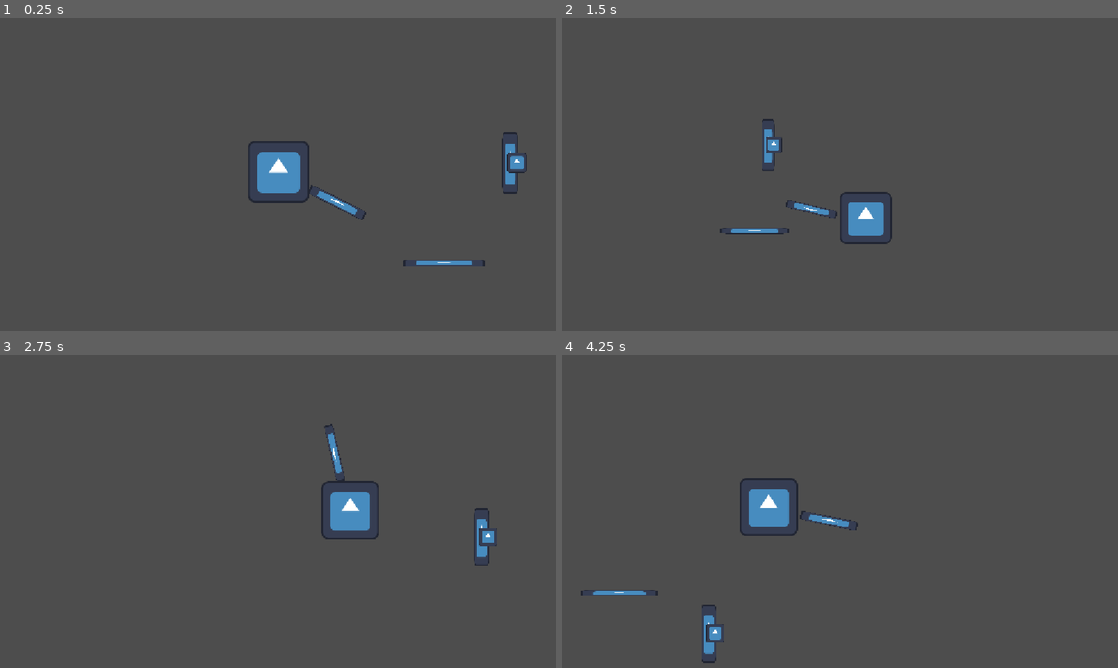
Above: before the commit, frames 1-4 (two rows, left to right).
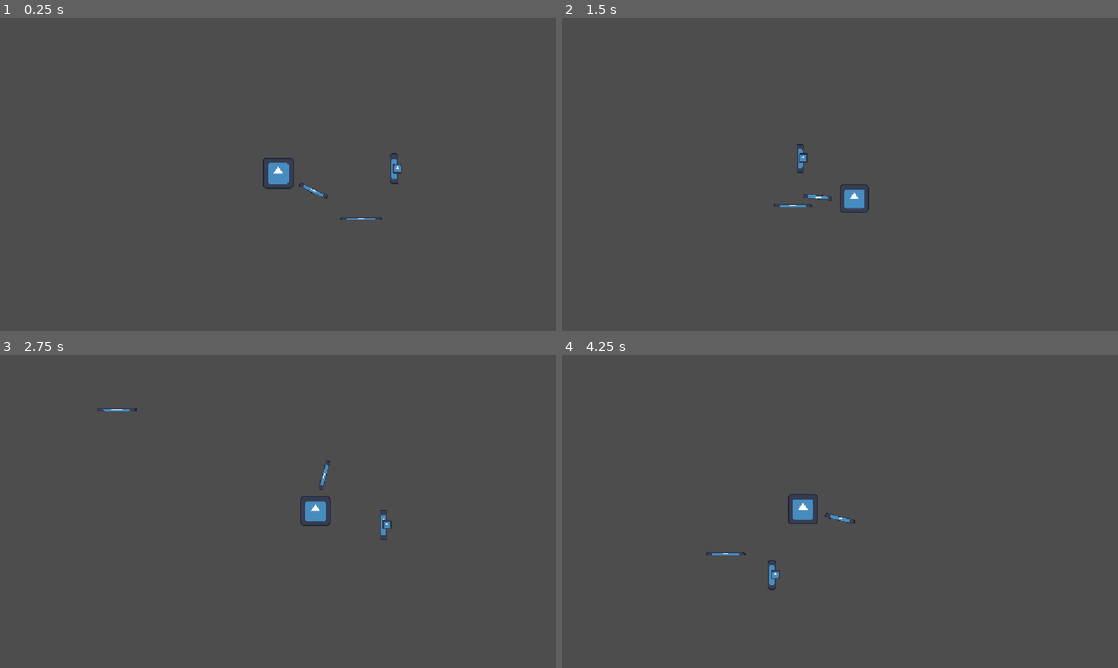
Above: after the commit, the same moments.

Repository: arrowira/shrine2Cjam
Game: Godot game, scene res://Scenes/main.tscn
The game is run twice, just before and just after one commit, with the same random seed, the same clock (stepped at 60 frames per second) and the same inputs. The engine's default icon, where the game draws it, is replaced by a stand-in: a white triangle on a blue panel in a dark square.
Inputs (mouse positions are in pixels of both pictures, inside the frame that each line leads up to):
- Up to frame 1 (0.25 s): no input
- Up to frame 2 (1.5 s): move the mouse to (962, 158) at 0.52 s; hold Right (right) 0.53-1.28 s; click (962, 158) at 0.6 s; tap Space (dash) at 0.8, 1.35 s; move the mouse to (728, 190) at 1.27 s; hold Down (down) from 1.28 s (still down)
- Up to frame 3 (2.75 s): click (166, 527) at 1.55 s; move the mouse to (333, 442) at 2.02 s; release Down (down) at 2.03 s; hold Right (right) from 2.03 s (still down); click (333, 442) at 2.1 s; tap Space (dash) at 2.3 s
- Up to frame 4 (4.25 s): move the mouse to (812, 574) at 2.77 s; release Right (right) at 2.78 s; hold Up (up) 2.78-3.53 s; tap Space (dash) at 2.85, 3.8 s; click (812, 574) at 3.05 s; move the mouse to (1006, 558) at 3.52 s; hold Left (left) from 3.53 s (still down); click (1006, 558) at 3.6 s

The runs differ from the first frame. In frame 1, 2.0% of the frame differs, in the area x 44-95%, y 36-80%; in frame 2, 1.7%; in frame 3, 2.0%; in frame 4, 2.1%, in the area x 3-54%, y 39-99%.

Commit message:
leap attacks and better attack logic

Diff:
--- a/shrine-jam/Scenes/player.tscn
+++ b/shrine-jam/Scenes/player.tscn
@@ -20,6 +20,7 @@
 texture = ExtResource("2_6t5aa")
 
 [node name="Camera2D" type="Camera2D" parent="." unique_id=16901069]
+zoom = Vector2(0.5, 0.5)
 position_smoothing_enabled = true
 script = ExtResource("3_6t5aa")
 
@@ -27,10 +28,10 @@
 script = ExtResource("4_vgqql")
 
 [node name="SwingPivot" type="Node2D" parent="SwordPivot" unique_id=1317828890]
-position = Vector2(74, 0)
+position = Vector2(64, 0)
 
 [node name="Icon" type="Sprite2D" parent="SwordPivot/SwingPivot" unique_id=799331290]
-position = Vector2(62, -3.000002)
+position = Vector2(98, -3)
 scale = Vector2(1, 0.15625)
 texture = ExtResource("2_6t5aa")
 
--- a/shrine-jam/scripts/CameraBehaviour.gd
+++ b/shrine-jam/scripts/CameraBehaviour.gd
@@ -6,7 +6,7 @@
 
 var playerSpeed = 0
 var maxNaturalSpeed = 400.0
-@onready var effectStrength = 0.05
+@onready var effectStrength = 0.02
 
 func _process(delta: float) -> void:
 	playerSpeed = get_parent().velocity.length()
--- a/shrine-jam/scripts/player.gd
+++ b/shrine-jam/scripts/player.gd
@@ -9,6 +9,7 @@
 
 func _physics_process(delta: float) -> void:
 	input = Input.get_vector("left", "right", "up", "down")
+
 	if isDashing:
 		velocity += dashDir*dashSpeed
 		velocity *= 0.8
@@ -16,10 +17,14 @@
 		velocity += input * speed
 		velocity *= 0.8
 
-	if Input.is_action_just_pressed("attack"):
+	if Input.is_action_just_pressed("attack") and $SwordPivot.returning==false:
+		if $SwordPivot.attack == 2:
+			dash((get_global_mouse_position()-global_position).normalized(), 10, 5)
 		$SwordPivot.swing()
+
 	if Input.is_action_just_pressed("dash") and isDashing == false:
 		dash(input,20,5)
+
 	move_and_slide()
 
 func dash(dir: Vector2, distance: float, dSpeed: float):
--- a/shrine-jam/scripts/sword.gd
+++ b/shrine-jam/scripts/sword.gd
@@ -24,22 +24,24 @@
 	match attack:
 		0:
 			print("a0")
-			pivotDeg = -40
+			pivotDeg = -60
 		1:
-			pivotDeg = 40
+			pivotDeg = 60
 		2:
-			pivotDeg = -40
+			pivotDeg = 0
 	attack+=1
-	print(attack)
-	$ComboTimer.start()
+	if attack == 3:
+		r()
+	else:
+		$ComboTimer.start()
 
 
 func _on_combo_timer_timeout() -> void:
+	r()
+func r():
 	returning = true
 	$ReturnTimer.start()
 	attack = 0
-
-
 func _on_return_timer_timeout() -> void:
 	pivotDeg = 0
 	returning = false
